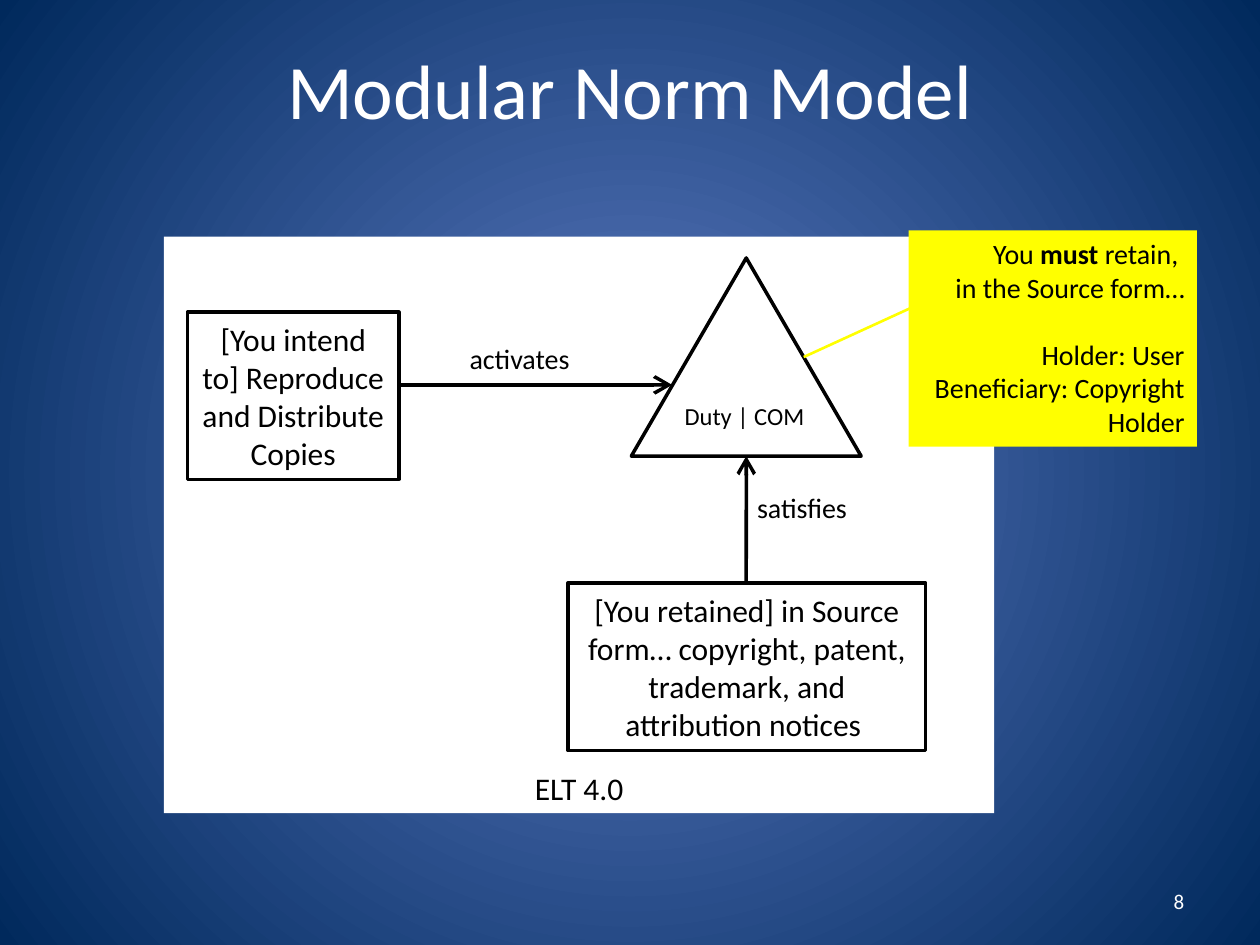
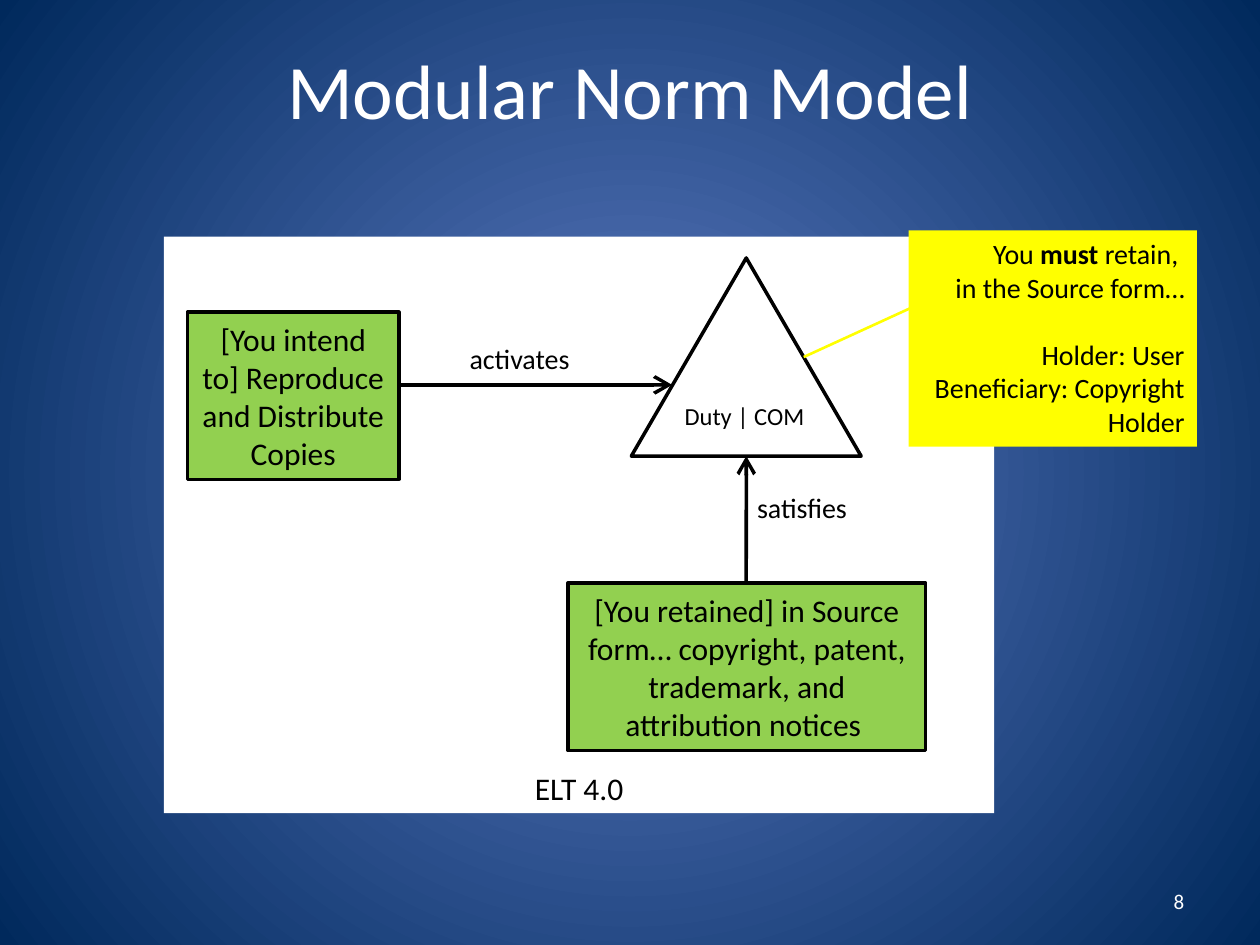
Before and after one commit to robinagandhi/modularnorms, a slide deck: slide 8 of examples/tutorial-slides.ppsx. Drawn at 1260x945 pixels with LibreOffice and Linux fonts; fonts in the diff are those of the drawing. Boxes give left, top, right and bottom in pixels: in the first picture for what was removed or moved away, otherwise in the second. Text is boxed around its words. In the diff, an @@ line names an element or a change of style, - is before the commit and + after.

```diff
--- a/examples/tutorial-slides.ppsx
+++ b/examples/tutorial-slides.ppsx
@@ rectangle "[You intend to] Reproduce and ..." at box(188, 312, 399, 480): fill #FFFFFF to #92D050 @@
@@ rectangle "[You retained] in Source form… ..." at box(568, 583, 926, 751): fill #FFFFFF to #92D050 @@
```
Also in this commit, not shown: 1 other slide changed.
